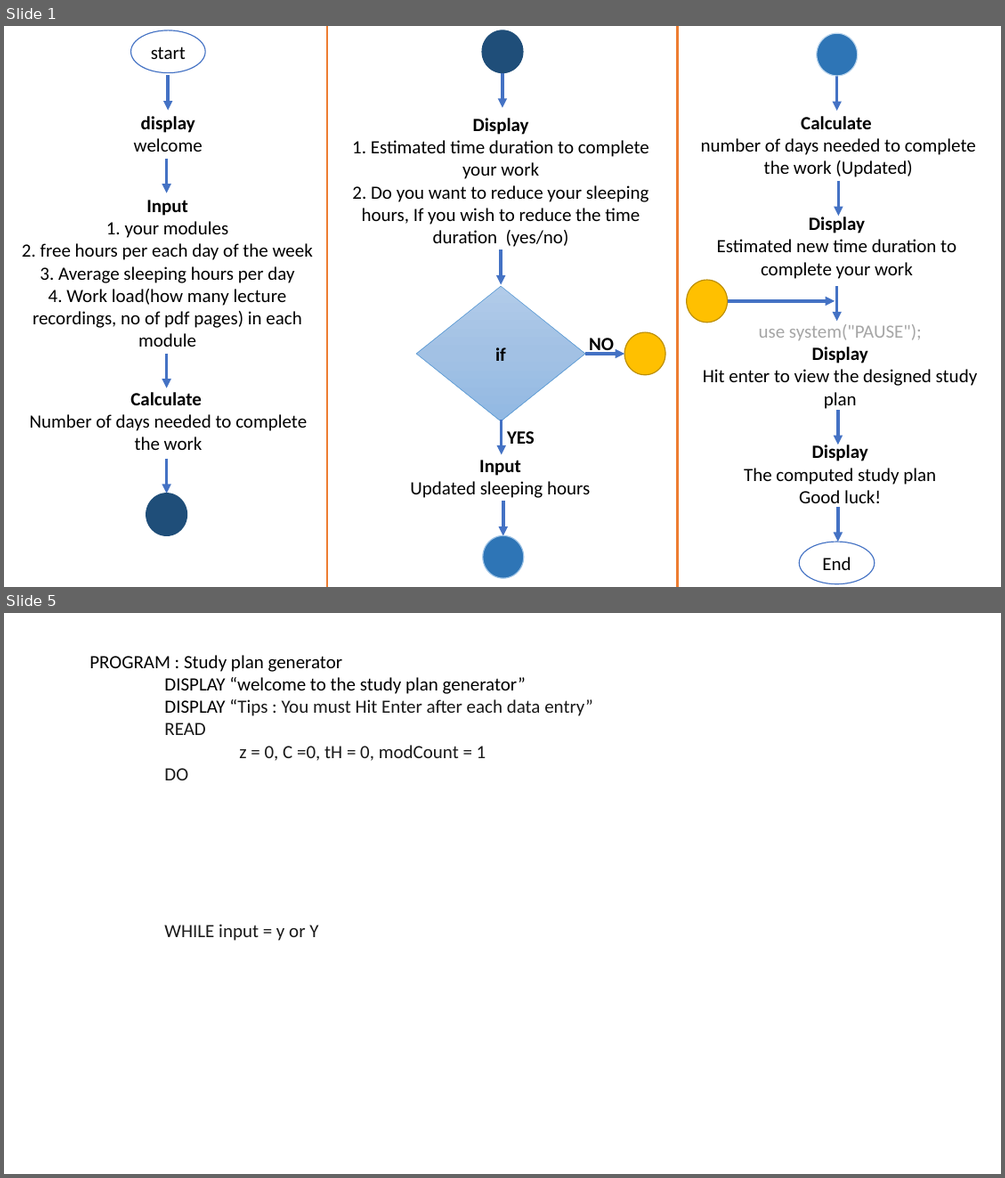
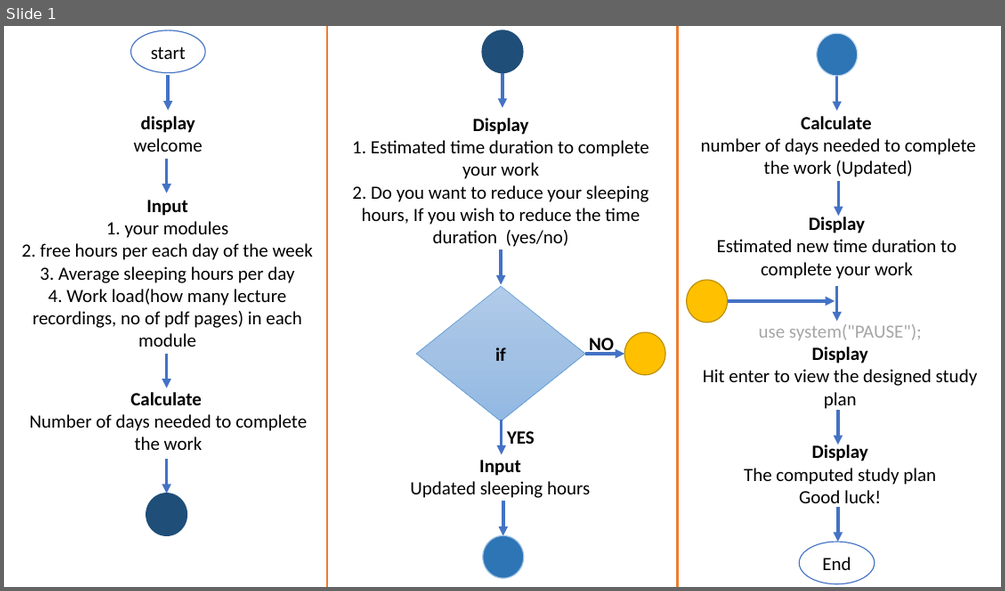
Before and after one commit to ntsachira/Mini_project_1, a slide deck: Basic flow.pptx. Shown one above the other, each under a label of ours: slides 1 and 5 before the commit, slide 1 after it; the slides between them are not shown. The pictures are 1005x1178 and 1005x591 pixels, drawn with LibreOffice and Linux fonts; fonts in the diff are those of the drawing. Boxes give left, top, right and bottom in pixels: in the first picture for what was removed or moved away, otherwise in the second. Text is boxed around its words. In the diff, an @@ line names an element or a change of style, - is before the commit and + after.

```diff
--- a/Basic flow.pptx
+++ b/Basic flow.pptx
@@ slide 5 removed at (4,613,1001,1174), background #FFFFFF @@
@@ text removed at (89,655,593,941) @@
-PROGRAM : Study plan generator
-DISPLAY “welcome to the study plan generator”
-DISPLAY “Tips : You must Hit Enter after each data entry”
-READ
-z = 0, C =0, tH = 0, modCount = 1
-DO
-WHILE input = y or Y
```
Also in this commit, not shown: 1 slide changed, 3 other slides removed.
